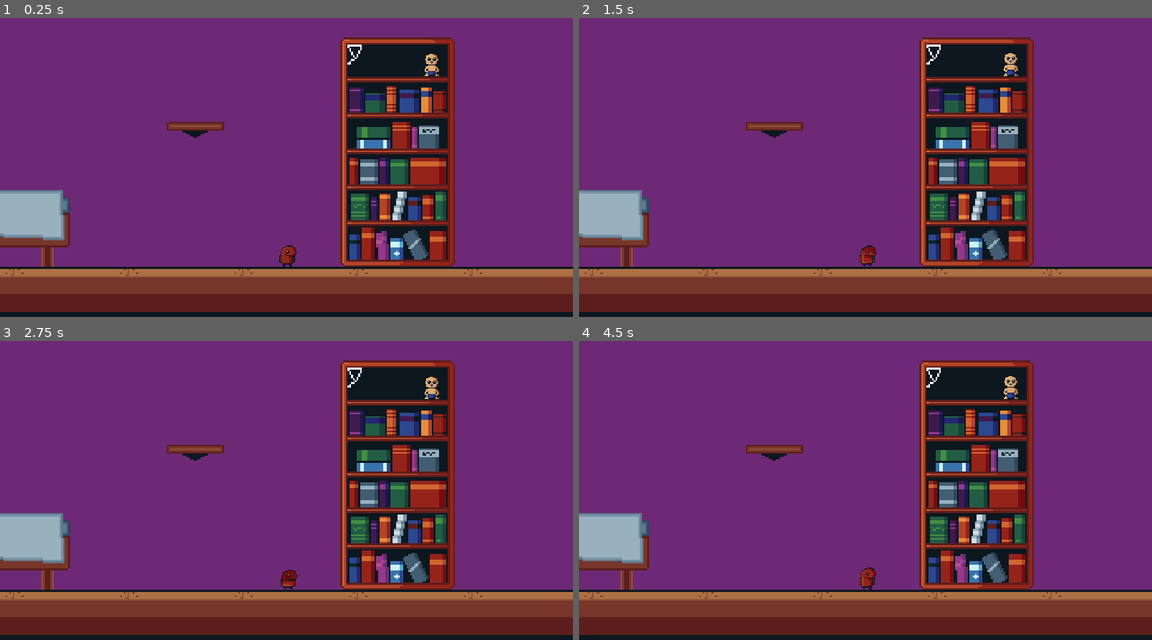
Above: before the commit, frames 1-4 (two rows, left to right).
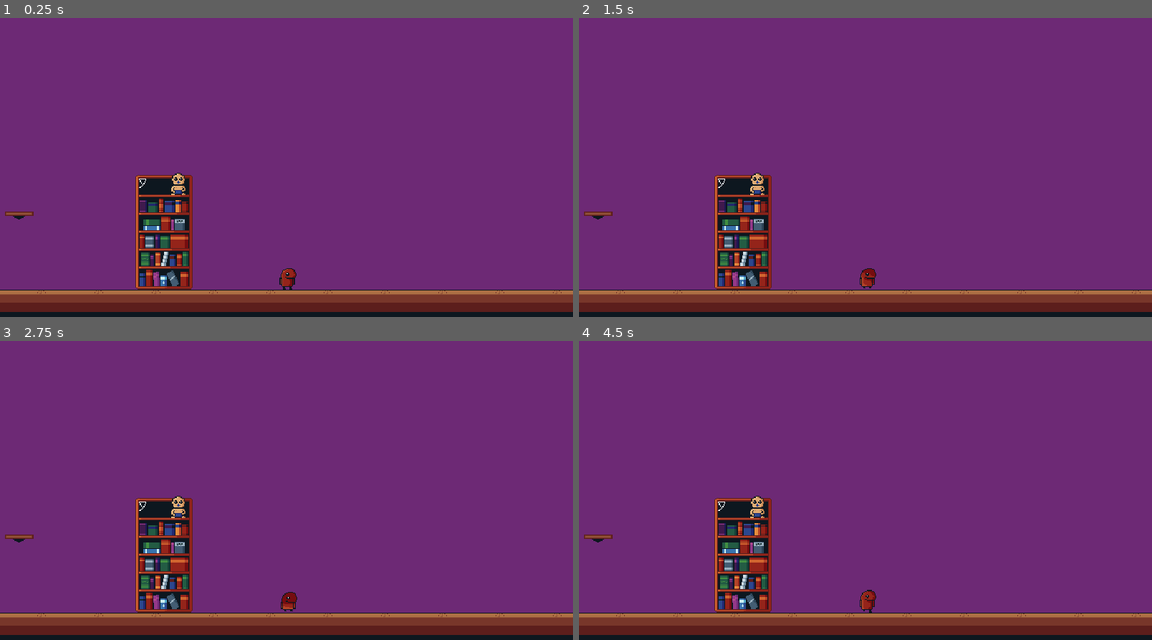
Above: after the commit, the same moments.

Repository: KilpikonnanKerma/ctc
Game: Godot game, scene res://scenes/scene_1.tscn
Same seed, same stepped clock (60 frames per second), same inputs: the game is played once before the commit and once after it.
Inputs:
- Up to frame 1 (0.25 s): no input
- Up to frame 2 (1.5 s): hold D (mv_right) from 0.53 s (still down); tap W (hide) at 0.6 s; tap Space (jump) at 0.77 s; tap E (consume, bound only after the commit) at 0.8, 1.35 s
- Up to frame 3 (2.75 s): tap Space (jump) at 1.52 s; tap W (hide) at 1.55, 2.1 s; tap Enter at 2 s; release D (mv_right) at 2.03 s; hold A (mv_left) from 2.03 s (still down); tap E (consume, bound only after the commit) at 2.3 s
- Up to frame 4 (4.5 s): release A (mv_left) at 2.78 s; hold D (mv_right) 2.78-4.28 s; tap Shift (run) at 2.85 s; tap Space (jump) at 3.02, 3.77 s; tap W (hide) at 3.05 s; tap S (unhide) at 3.6 s; tap E (consume, bound only after the commit) at 3.8, 4.35 s; hold A (mv_left) from 4.28 s (still down)

The runs differ from the first frame. In frame 1, 33% of the frame differs, in the area x 0-100%, y 6-96%; in frame 2, 33%; in frame 3, 33%; in frame 4, 33%.

Commit message:
consumption

Diff:
--- a/project.godot
+++ b/project.godot
@@ -29,6 +29,10 @@
 [editor_plugins]
 
 enabled=PackedStringArray()
+
+[global_group]
+
+Eatable=""
 
 [input]
 
@@ -72,6 +76,19 @@
 , Object(InputEventJoypadButton,"resource_local_to_scene":false,"resource_name":"","device":-1,"button_index":12,"pressure":0.0,"pressed":false,"script":null)
 ]
 }
+consume={
+"deadzone": 0.5,
+"events": [Object(InputEventKey,"resource_local_to_scene":false,"resource_name":"","device":-1,"window_id":0,"alt_pressed":false,"shift_pressed":false,"ctrl_pressed":false,"meta_pressed":false,"pressed":false,"keycode":0,"physical_keycode":69,"key_label":0,"unicode":101,"location":0,"echo":false,"script":null)
+, Object(InputEventJoypadButton,"resource_local_to_scene":false,"resource_name":"","device":-1,"button_index":2,"pressure":0.0,"pressed":false,"script":null)
+]
+}
+mv_down={
+"deadzone": 0.5,
+"events": [Object(InputEventKey,"resource_local_to_scene":false,"resource_name":"","device":-1,"window_id":0,"alt_pressed":false,"shift_pressed":false,"ctrl_pressed":false,"meta_pressed":false,"pressed":false,"keycode":0,"physical_keycode":83,"key_label":0,"unicode":115,"location":0,"echo":false,"script":null)
+, Object(InputEventJoypadButton,"resource_local_to_scene":false,"resource_name":"","device":-1,"button_index":12,"pressure":0.0,"pressed":false,"script":null)
+, Object(InputEventJoypadMotion,"resource_local_to_scene":false,"resource_name":"","device":-1,"axis":1,"axis_value":1.0,"script":null)
+]
+}
 
 [physics]
 
--- a/scenes/baby_01.tscn
+++ b/scenes/baby_01.tscn
@@ -1,7 +1,6 @@
-[gd_scene load_steps=8 format=3 uid="uid://d2yg68dgyqq4u"]
+[gd_scene load_steps=7 format=3 uid="uid://d2yg68dgyqq4u"]
 
 [ext_resource type="Texture2D" uid="uid://dvidflp0an77h" path="res://sprites/Props/baby01_idle_00.png" id="1_ipis8"]
-[ext_resource type="Script" path="res://scripts/baby.gd" id="1_tghrb"]
 [ext_resource type="Texture2D" uid="uid://dgl5nuflbyman" path="res://sprites/Props/baby01_idle_00tall.png" id="2_1g13w"]
 [ext_resource type="Texture2D" uid="uid://tgr08aj68r0e" path="res://sprites/Props/baby01_idle_01alt.png" id="3_03kvh"]
 [ext_resource type="Texture2D" uid="uid://dayk50jnsexdg" path="res://sprites/Props/baby01_idle_02.png" id="4_u40np"]
@@ -38,11 +37,10 @@
 "speed": 5.0
 }]
 
-[sub_resource type="RectangleShape2D" id="RectangleShape2D_p71qx"]
-size = Vector2(67.5, 48)
+[sub_resource type="RectangleShape2D" id="RectangleShape2D_rwr7t"]
+size = Vector2(26, 25)
 
-[node name="Baby01" type="Node2D"]
-script = ExtResource("1_tghrb")
+[node name="CharacterBody2D" type="CharacterBody2D" groups=["Eatable"]]
 
 [node name="AnimatedSprite2D" type="AnimatedSprite2D" parent="."]
 z_index = -1
@@ -52,9 +50,6 @@
 frame_progress = 0.37433
 speed_scale = 0.8
 
-[node name="Area2D" type="Area2D" parent="."]
-
-[node name="CollisionShape2D" type="CollisionShape2D" parent="Area2D"]
-position = Vector2(0, -9)
-scale = Vector2(2, 2)
-shape = SubResource("RectangleShape2D_p71qx")
+[node name="CollisionShape2D" type="CollisionShape2D" parent="."]
+position = Vector2(-1, 3.5)
+shape = SubResource("RectangleShape2D_rwr7t")
--- a/scenes/player.tscn
+++ b/scenes/player.tscn
@@ -152,6 +152,9 @@
 [sub_resource type="RectangleShape2D" id="RectangleShape2D_o58d1"]
 size = Vector2(26.5, 26.5)
 
+[sub_resource type="RectangleShape2D" id="RectangleShape2D_eoymx"]
+size = Vector2(40.5, 32.5)
+
 [node name="Player" type="CharacterBody2D"]
 script = ExtResource("1_q5ei5")
 
@@ -164,3 +167,11 @@
 [node name="CollisionShape2D" type="CollisionShape2D" parent="."]
 position = Vector2(1.25, 2.25)
 shape = SubResource("RectangleShape2D_o58d1")
+
+[node name="Range" type="Area2D" parent="."]
+
+[node name="CollisionShape2D" type="CollisionShape2D" parent="Range"]
+position = Vector2(0, -1)
+shape = SubResource("RectangleShape2D_eoymx")
+
+[connection signal="body_entered" from="Range" to="." method="_on_kill_range_entered"]
--- a/scenes/scene_1.tscn
+++ b/scenes/scene_1.tscn
@@ -17,20 +17,24 @@
 size = Vector2(77, 910.5)
 
 [sub_resource type="RectangleShape2D" id="RectangleShape2D_xrhk8"]
-size = Vector2(69, 15.5181)
+size = Vector2(36.9688, 9.75905)
 
 [sub_resource type="RectangleShape2D" id="RectangleShape2D_a6nti"]
-size = Vector2(126, 12)
+size = Vector2(65, 6)
+
+[sub_resource type="Environment" id="Environment_ehrrk"]
+background_mode = 3
+ssao_intensity = 1.0
 
 [node name="Scene1" type="Node2D"]
 
 [node name="Player" parent="." instance=ExtResource("1_5o17h")]
-position = Vector2(-40, 354)
+position = Vector2(-40, 374)
 
 [node name="1F_Camera" type="Camera2D" parent="Player"]
 process_callback = 0
 limit_left = -570
-limit_bottom = 450
+limit_bottom = 425
 limit_smoothed = true
 position_smoothing_enabled = true
 position_smoothing_speed = 100.0
@@ -45,7 +49,7 @@
 
 [node name="Background" type="Sprite2D" parent="ml_01"]
 z_index = -10
-position = Vector2(41, -672)
+position = Vector2(30, -673)
 scale = Vector2(5, 5.10947)
 texture = ExtResource("4_84vrp")
 
@@ -69,11 +73,11 @@
 z_index = 10
 texture_filter = 1
 texture_repeat = 2
-position = Vector2(0, 11)
-scale = Vector2(40, 4)
+position = Vector2(0, -5)
+scale = Vector2(40, 2)
 texture = ExtResource("4_rxghq")
 texture_offset = Vector2(0, 8)
-texture_scale = Vector2(20, 2)
+texture_scale = Vector2(40, 2)
 polygon = PackedVector2Array(-16, 8, -16, -8, 16, -8, 16, 8, 16, 8, 0.0489311, 8)
 uv = PackedVector2Array(0, 16, 0, 0, 32, 0, 32, 16)
 polygons = [PackedInt32Array(0, 1, 2, 3)]
@@ -81,8 +85,7 @@
 [node name="Bookshelf01" type="Sprite2D" parent="ml_01"]
 z_index = -1
 texture_filter = 1
-position = Vector2(112, -149)
-scale = Vector2(2, 2)
+position = Vector2(-149, -85)
 texture = ExtResource("5_vrcuc")
 
 [node name="Wall" type="StaticBody2D" parent="ml_01"]
@@ -101,50 +104,50 @@
 position = Vector2(-382, -85)
 
 [node name="CollisionPolygon2D" type="CollisionPolygon2D" parent="ml_01/bed"]
-position = Vector2(-24.4036, -17.0727)
-scale = Vector2(1.998, 2)
-polygon = PackedVector2Array(87.5, -0.5, -20, 0, -50, -5, -25, -4, -20, -2)
+position = Vector2(-79, 23)
+scale = Vector2(1, 1.001)
+polygon = PackedVector2Array(78, -0.998993, -47, 0.998993, -47, -4.995, -22, -4.995, -20, -2)
 one_way_collision = true
 
 [node name="Bed01" type="Sprite2D" parent="ml_01/bed"]
 z_index = -4
 texture_filter = 1
-scale = Vector2(2, 2)
+position = Vector2(-64, 32)
 texture = ExtResource("7_86qxo")
 
 [node name="platform" type="StaticBody2D" parent="ml_01"]
 
 [node name="Platform" type="Sprite2D" parent="ml_01/platform"]
 z_index = -6
-position = Vector2(-114, -175)
-scale = Vector2(2, 2)
+position = Vector2(-311, -104)
 texture = ExtResource("8_0d6b8")
 
 [node name="CollisionShape2D" type="CollisionShape2D" parent="ml_01/platform"]
-position = Vector2(-113.5, -175.759)
+position = Vector2(-311, -103)
 shape = SubResource("RectangleShape2D_xrhk8")
 one_way_collision = true
 
 [node name="platform2" type="StaticBody2D" parent="ml_01"]
+position = Vector2(30, 0)
 
 [node name="CollisionShape2D" type="CollisionShape2D" parent="ml_01/platform2"]
-position = Vector2(112, -227)
+position = Vector2(-179, -124)
 shape = SubResource("RectangleShape2D_a6nti")
 one_way_collision = true
 
 [node name="platform3" type="StaticBody2D" parent="ml_01"]
-position = Vector2(0, -44)
+position = Vector2(30, -44)
 
 [node name="CollisionShape2D" type="CollisionShape2D" parent="ml_01/platform3"]
-position = Vector2(112, -227)
+position = Vector2(-179, -102)
 shape = SubResource("RectangleShape2D_a6nti")
 one_way_collision = true
 
 [node name="Baby01" parent="ml_01" instance=ExtResource("9_tywij")]
-position = Vector2(150, -250)
+position = Vector2(-133, -142)
 
 [node name="ml_02" type="StaticBody2D" parent="."]
-position = Vector2(1119, 415)
+position = Vector2(1169, 415)
 
 [node name="CollisionShape2D" type="CollisionShape2D" parent="ml_02"]
 position = Vector2(29, -6.75)
@@ -152,8 +155,8 @@
 
 [node name="Background" type="Sprite2D" parent="ml_02"]
 z_index = -10
-position = Vector2(40, -499)
-scale = Vector2(5, 3.758)
+position = Vector2(41, -672)
+scale = Vector2(5, 5.10947)
 texture = ExtResource("4_84vrp")
 
 [node name="Floor" type="Node2D" parent="ml_02"]
@@ -176,23 +179,27 @@
 z_index = 10
 texture_filter = 1
 texture_repeat = 2
-position = Vector2(0, 11)
-scale = Vector2(40, 4)
+position = Vector2(0, -5)
+scale = Vector2(40, 2)
 texture = ExtResource("4_rxghq")
 texture_offset = Vector2(0, 8)
-texture_scale = Vector2(20, 2)
+texture_scale = Vector2(40, 2)
 polygon = PackedVector2Array(-16, 8, -16, -8, 16, -8, 16, 8, 16, 8, 0.0489311, 8)
 uv = PackedVector2Array(0, 16, 0, 0, 32, 0, 32, 16)
 polygons = [PackedInt32Array(0, 1, 2, 3)]
 
-[node name="StaticBody2D" type="StaticBody2D" parent="ml_02"]
-
-[node name="CollisionShape2D" type="CollisionShape2D" parent="ml_02/StaticBody2D"]
+[node name="Wall2" type="StaticBody2D" parent="ml_02"]
+position = Vector2(-50, 0)
+
+[node name="CollisionShape2D" type="CollisionShape2D" parent="ml_02/Wall2"]
 position = Vector2(-538.5, -564.5)
 shape = SubResource("RectangleShape2D_rnv31")
 
-[node name="Wall01" type="Sprite2D" parent="ml_02/StaticBody2D"]
+[node name="Wall01" type="Sprite2D" parent="ml_02/Wall2"]
 z_index = 9
 position = Vector2(-542, -520.25)
 scale = Vector2(1, 4.29102)
 texture = ExtResource("6_las7y")
+
+[node name="WorldEnvironment" type="WorldEnvironment" parent="."]
+environment = SubResource("Environment_ehrrk")
--- a/scripts/player.gd
+++ b/scripts/player.gd
@@ -101,8 +101,6 @@
 		state = PlayerState.NORMAL
 		player.play("idle")
 
-func _on_kill_range_entered(area: Area2D) -> void:
-	print(area)
-	if Input.is_action_just_pressed("consume"):
-		print(area)
-		self.hide()
+func _on_kill_range_entered(body):
+	if body.is_in_group("Eatable"):
+		body.queue_free()
Not shown: 1 places in scenes/player.tscn that only renumber resources
Not shown: 1 places in scenes/scene_1.tscn that only renumber resources
Not shown, changed: sprites/Props/bookcaseWIP.pixil
Not shown, added: sprites/Props/bookshelfWIP.pixil
Not shown, added: sprites/player/consumption/eat01_00.pixil
Not shown, added: sprites/player/consumption/eat01_01.pixil
Not shown, added: sprites/player/consumption/eat01_02.pixil
Not shown, added: sprites/player/consumption/eat01_03.pixil
Not shown, added: sprites/player/consumption/eat01_04.pixil
Not shown, added: sprites/player/consumption/eat01_05.pixil
Not shown, added: sprites/player/consumption/eat01_06.pixil
Not shown, added: sprites/player/consumption/eat01_07.pixil
